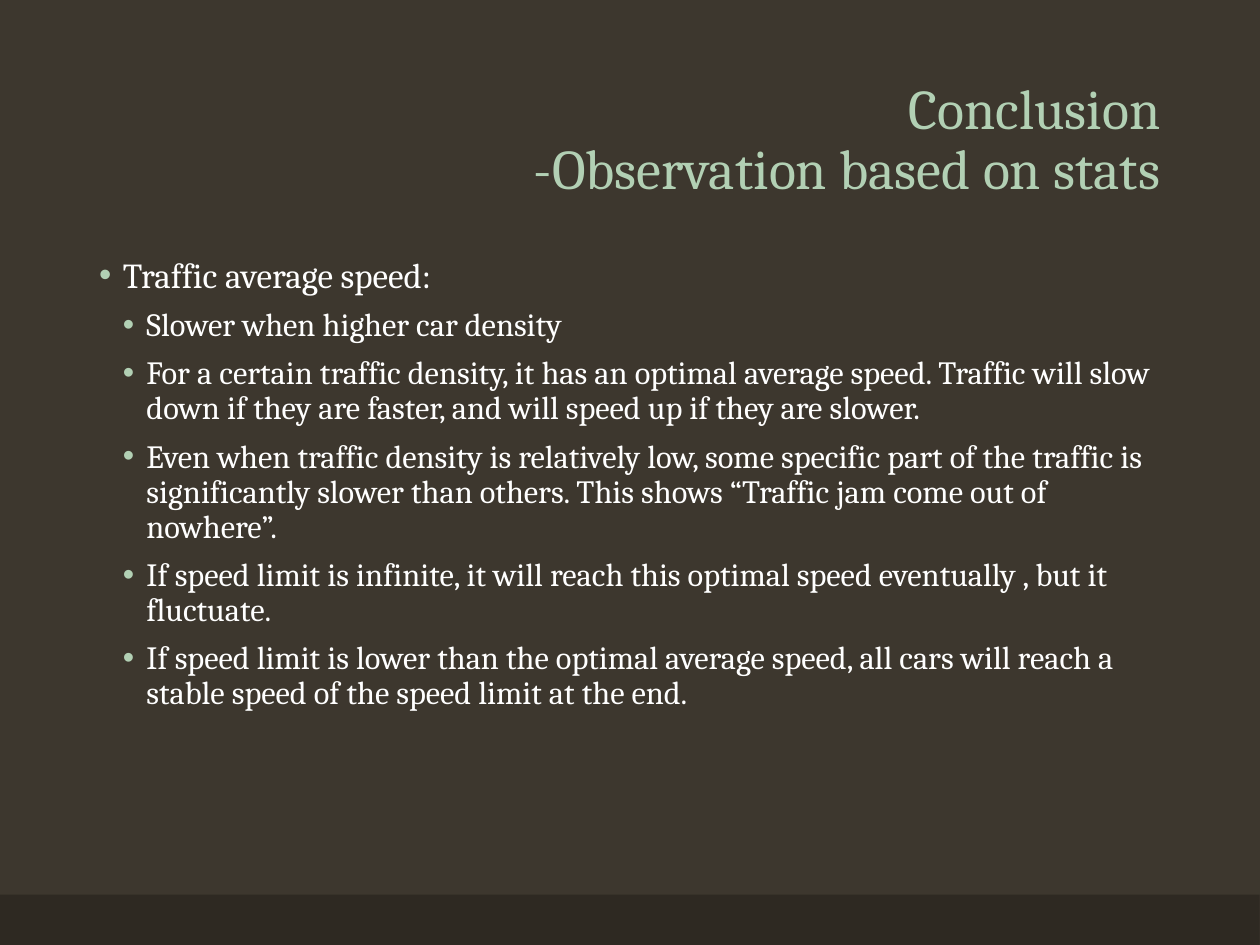
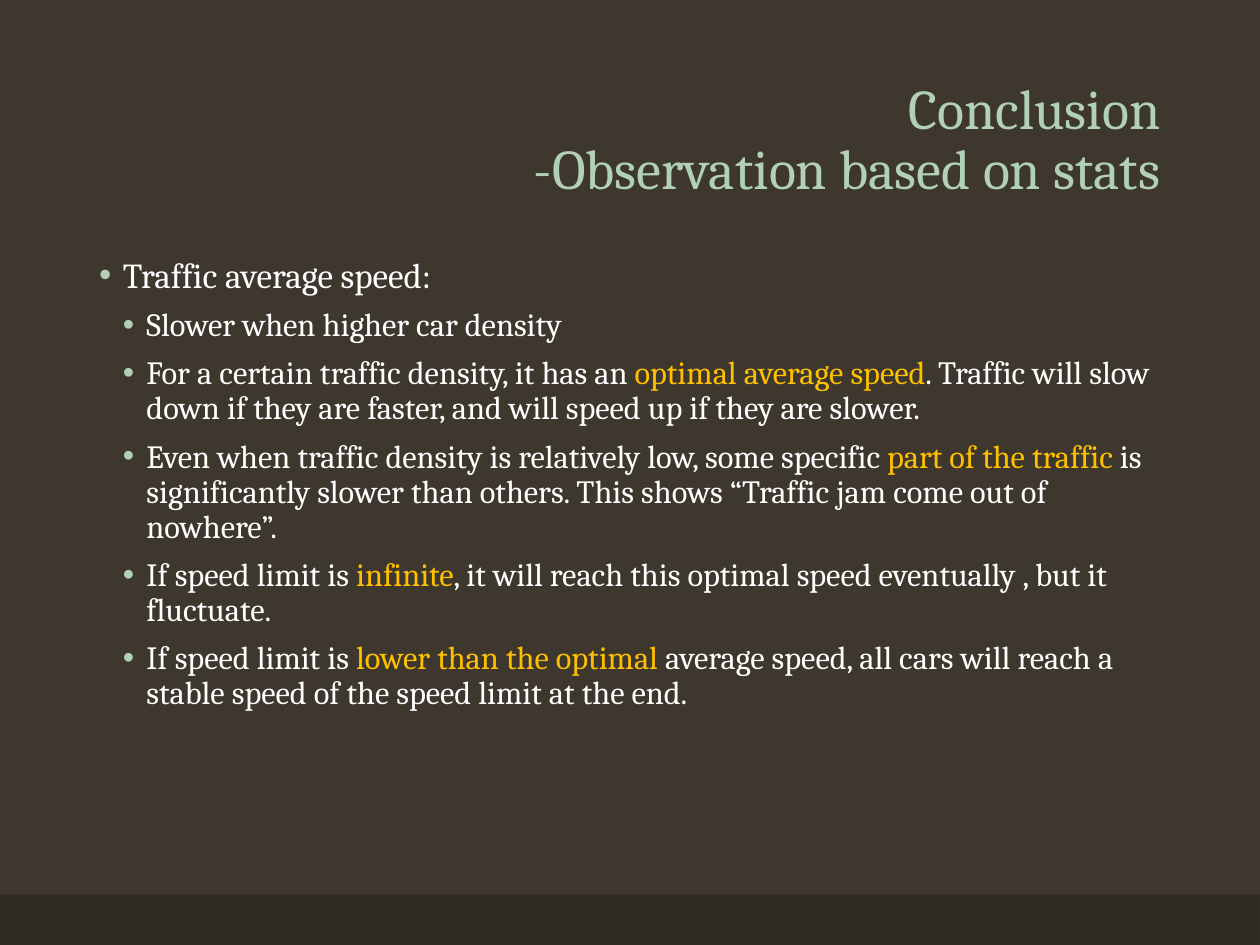
Before and after one commit to CharlieFaceButt/Traffic-Simulation, a slide deck: slide 18 of Presentation.pptx (slide 16 before the commit). Drawn at 1260x945 pixels with LibreOffice and Linux fonts; fonts in the diff are those of the drawing. Boxes give left, top, right and bottom in pixels: in the first picture for what was removed or moved away, otherwise in the second. Text is boxed around its words. In the diff, an @@ line names an element or a change of style, - is before the commit and + after.

```diff
--- a/Presentation.pptx
+++ b/Presentation.pptx
@@ text at [146,361,1149,711]: text colour #FFFFFF to #FFC000 in "optimal average speed.", "part of the traffic", "infinite,", "lower than the optimal" @@
```
Also in this commit, not shown: 6 other slides changed, 3 slides added, 3 other files.
